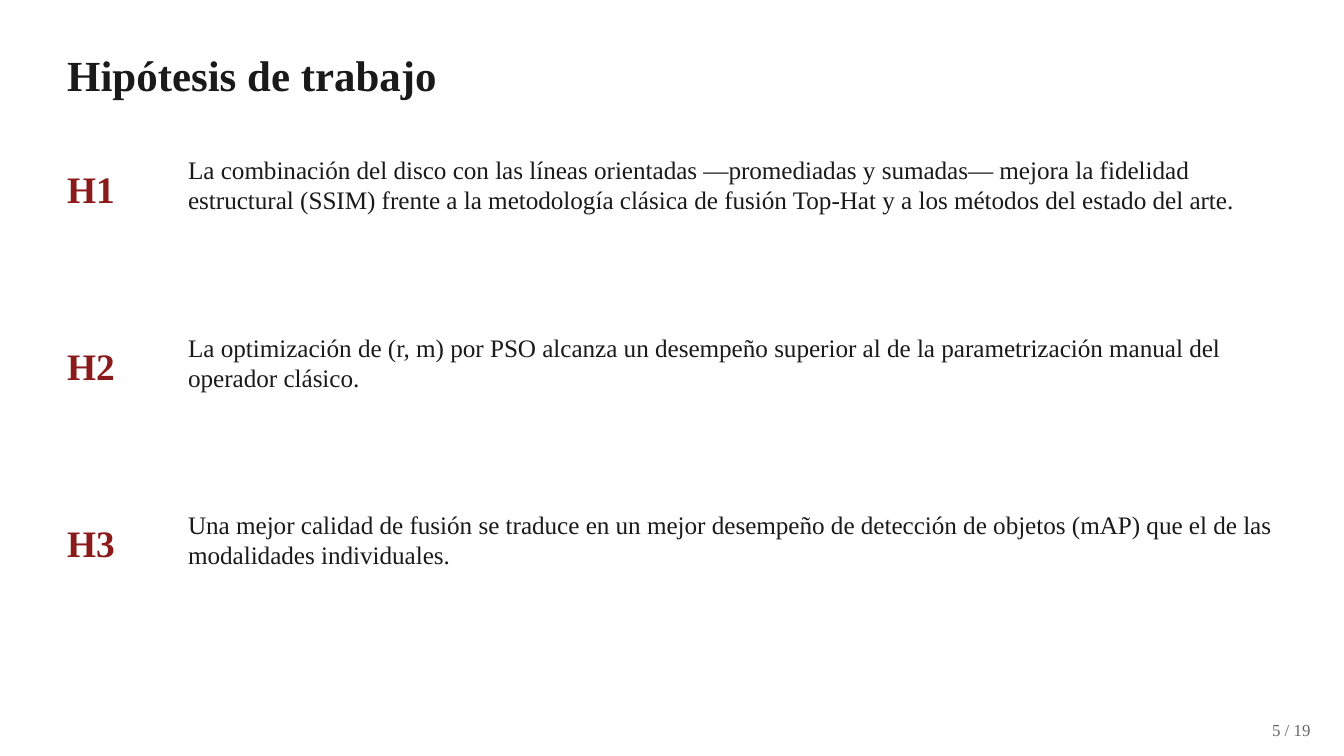
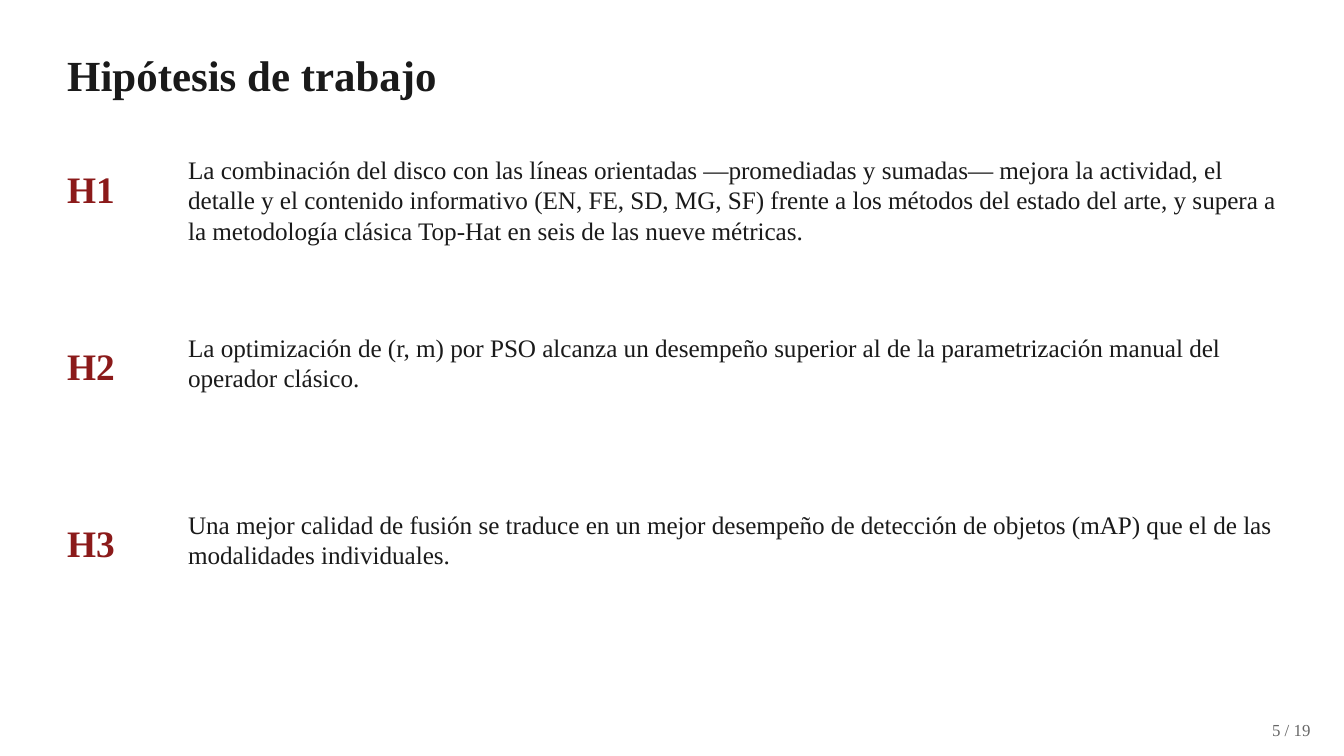
Before and after one commit to YanBajac/TFM_Fusion_Imagenes_Propuesta_Oficial, a slide deck: slide 5 of docs/Tesis_Defensa_Presentacion.pptx. Drawn at 1344x756 pixels with LibreOffice and Linux fonts; fonts in the diff are those of the drawing. Boxes give left, top, right and bottom in pixels: in the first picture for what was removed or moved away, otherwise in the second. Text is boxed around its words. In the diff, an @@ line names an element or a change of style, - is before the commit and + after.

Commit message:
Config oficial r=25, m=0,30: rango publicado sin modificaciones y criterio "mayor es mejor"
Optimizacion fiel a Ortega y Espinoza (2025): aptitud F_o con el rango publicado
m en [0,30; 2,00]; las 25 configuraciones del Cuadro 1 convergen al piso del rango
(m* = 0,30). El radio r = 25 se adopta porque, a igual peso, maximiza las nueve
metricas de evaluacion —todas de tipo "mayor es mejor"— y activa el banco completo
de cinco elementos estructurantes.

Resultados (20 pares TNO, recomputados):
- Ranking agregado: 2o de 7 (3,67), tras la piramide de Laplace (3,44)
- Primera en entropia (6,9888) y contenido de bordes (1,1045); segunda en SD, MG y SF
- Wilcoxon-Holm vs los 5 metodos del estado del arte: gana a los cinco en EN, FE, MG
  y SF, y a cuatro de cinco en SD; cede en fidelidad (SSIM, PSNR) e informacion mutua
- Frente al Top-Hat clasico gana en 6 de 9 metricas, incluida SSIM (0,668 vs 0,578)

Deteccion (reentrenada): LLVIP mAP@0,5 = 0,913, en el extremo inferior de la banda de
fusiones; M3FD mAP = 0,211 y promedio del par complementario 0,124. H3 queda NO
sostenida y se reformula como aporte metodologico: optimizar las metricas de actividad
y optimizar el desempeno en tarea son objetivos distintos y deben reportarse por separado.

Se agregan los analisis que sustentan la decision: analisis_aptitud_operador.py
(ganancia de detalle del operador y descomposicion de F_o), barrido_metricas_vs_m.py
(las nueve metricas frente a m) y comparativa_visual_m.py (control de saturacion).

```diff
--- a/docs/Tesis_Defensa_Presentacion.pptx
+++ b/docs/Tesis_Defensa_Presentacion.pptx
@@ text at [188, 161, 1275, 246]: text changed @@
-La combinación del disco con las líneas orientadas —promediadas y sumadas— mejora la fidelidad estructural (SSIM) frente a la metodología clásica de fusión Top-Hat y a los métodos del estado del arte.
+La combinación del disco con las líneas orientadas —promediadas y sumadas— mejora la actividad, el detalle y el contenido informativo (EN, FE, SD, MG, SF) frente a los métodos del estado del arte, y supera a la metodología clásica Top-Hat en seis de las nueve métricas.
```
Also in this commit, not shown: 9 other slides changed, 51 other files.
